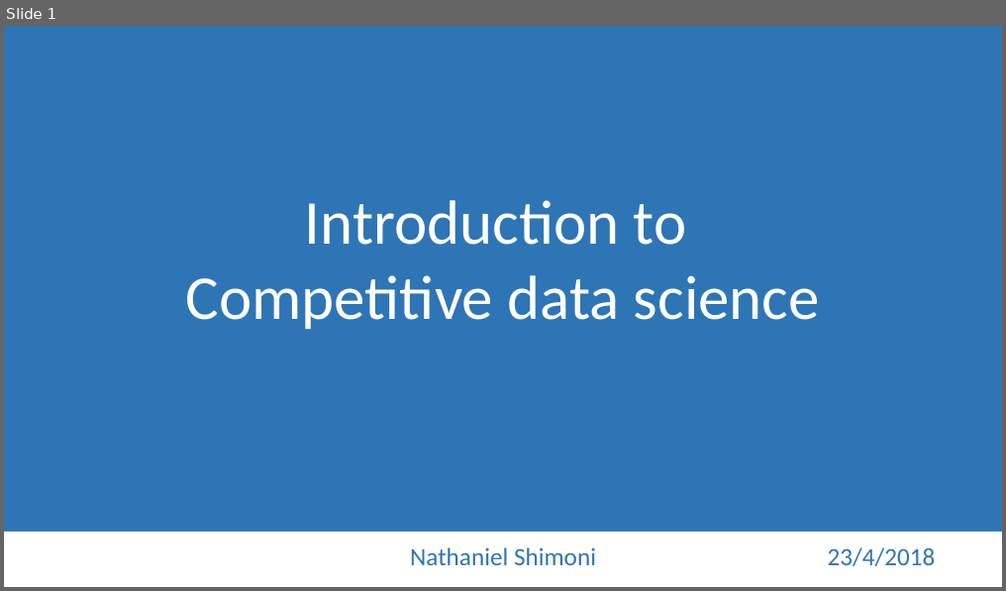
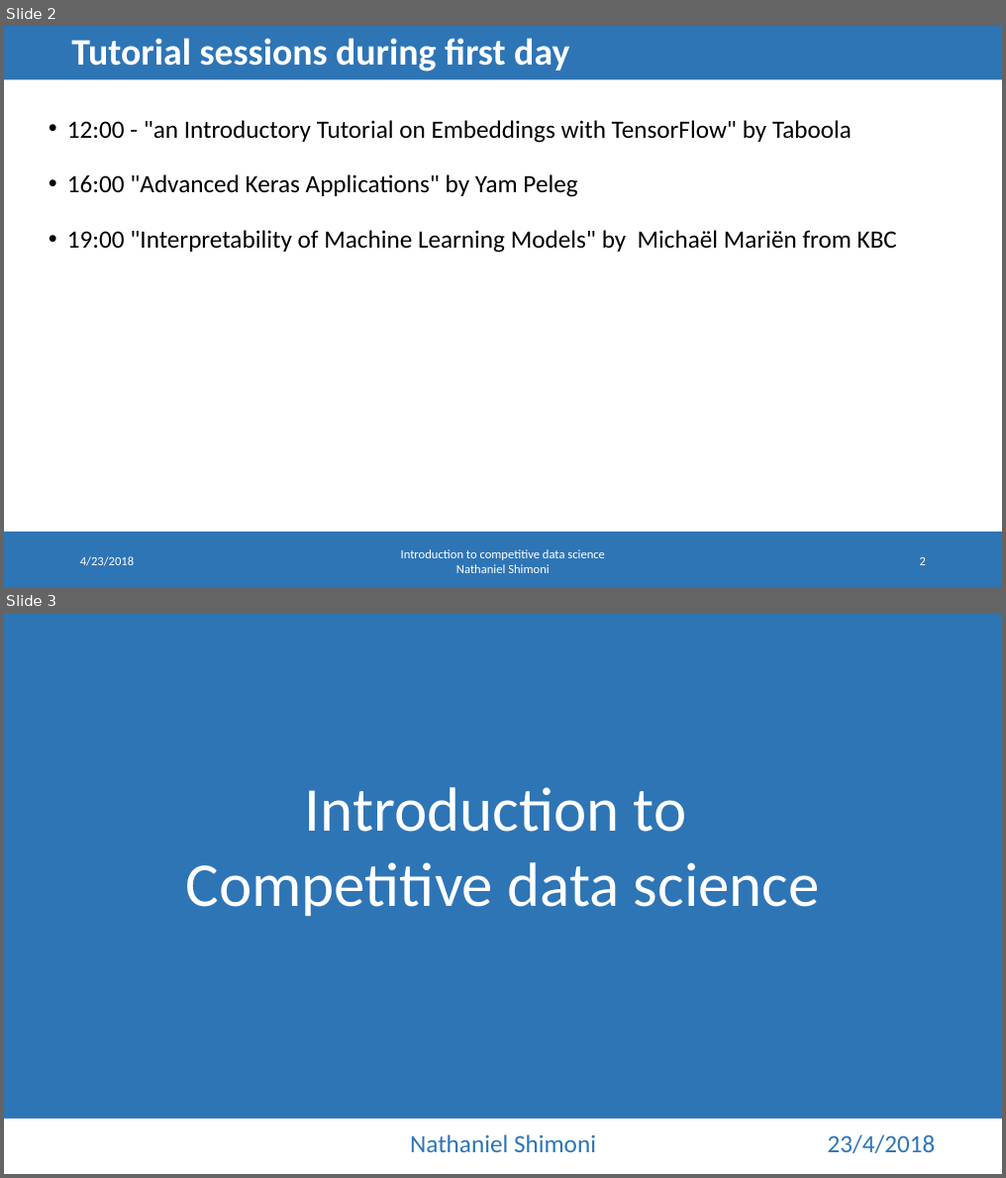
Before and after one commit to nathanie/dmbi_data_hackathon, a slide deck: bgu data hackathon prep night presentation.pptx. Shown one above the other, each under a label of ours: slide 1 before the commit, slides 2 and 3 after it. The pictures are 1006x591 and 1006x1178 pixels, drawn with LibreOffice and Linux fonts; fonts in the diff are those of the drawing. Boxes give left, top, right and bottom in pixels: in the first picture for what was removed or moved away, otherwise in the second. Text is boxed around its words. In the diff, an @@ line names an element or a change of style, - is before the commit and + after.

```diff
--- a/bgu data hackathon prep night presentation.pptx
+++ b/bgu data hackathon prep night presentation.pptx
@@ slide 2 added at <box>4,26,1002,587</box>, background #FFFFFF @@
@@ rectangle added at <box>4,26,1002,79</box>, fill #2E75B6 @@
@@ title added at <box>71,38,569,72</box>, 36 pt, text #FFFFFF, bold @@
+Tutorial sessions during first day
@@ text added at <box>67,120,897,253</box>, 24 pt, text #000000 @@
+• 12:00 - "an Introductory Tutorial on Embeddings with TensorFlow" by Taboola
+• 16:00 "Advanced Keras Applications" by Yam Peleg
+• 19:00 "Interpretability of Machine Learning Models" by Michaël Mariën from KBC
@@ rectangle added at <box>4,532,1002,587</box>, fill #2E75B6 @@
@@ text added at <box>80,557,134,567</box>, 12 pt, text #FFFFFF @@
+4/23/2018
@@ text added at <box>401,550,605,573</box>, 12 pt, text #FFFFFF @@
+Introduction to competitive data science
+Nathaniel Shimoni
@@ page number added at <box>920,558,926,566</box>, 12 pt, text #FFFFFF @@
+2
@@ what was slide 1 is now slide 3 @@
```
Also in this commit, not shown: 16 slides changed, 1 other slide added, 4 other files.
